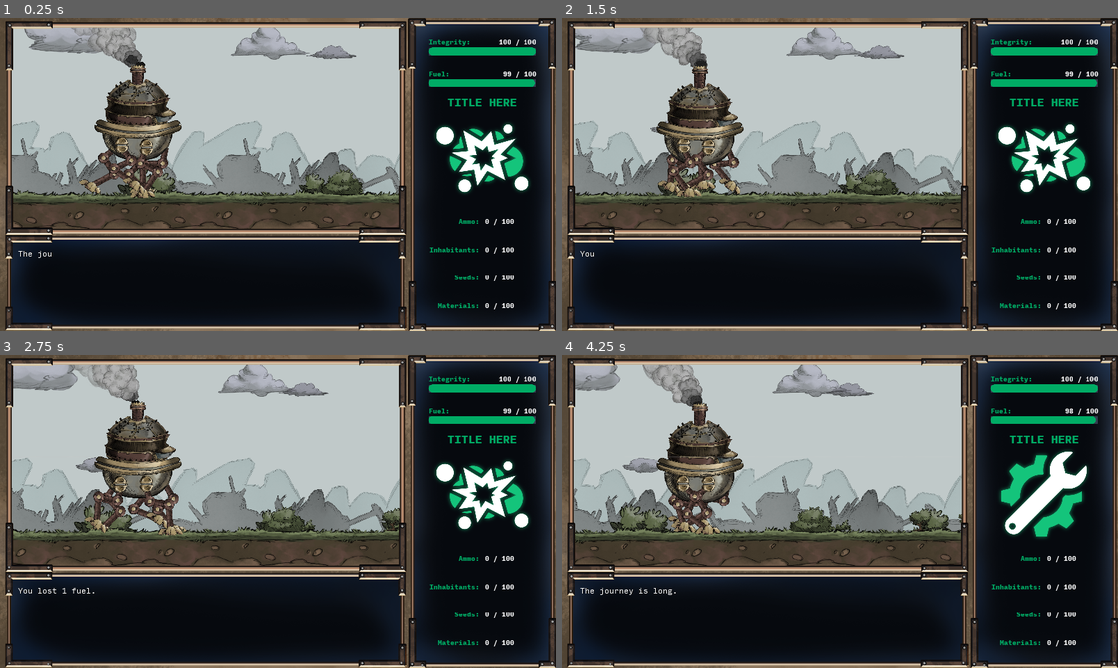
Above: before the commit, frames 1-4 (two rows, left to right).
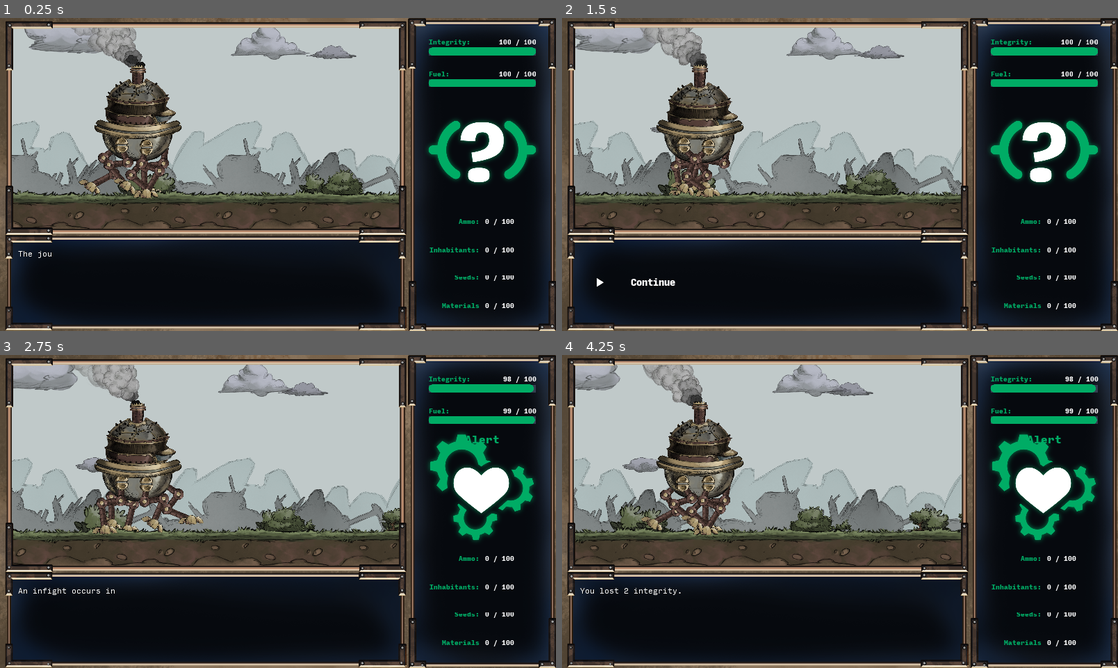
Above: after the commit, the same moments.

Repository: silverweed/ggj20
Game: Godot game, scene res://levels/Level.tscn
Same seed, same stepped clock (60 frames per second), same inputs: the game is played once before the commit and once after it.
Inputs:
- Up to frame 1 (0.25 s): no input
- Up to frame 2 (1.5 s): hold Up (ui_up) 0.53-1.28 s; hold Z (advance_text) 0.53-1.28 s; hold Down (ui_down) from 1.28 s (still down); tap Z (advance_text) at 1.35 s
- Up to frame 3 (2.75 s): release Down (ui_down) at 2.03 s; hold Up (ui_up) from 2.03 s (still down); hold Z (advance_text) from 2.03 s (still down)
- Up to frame 4 (4.25 s): release Z (advance_text) at 2.78 s; tap Z (advance_text) at 2.85 s; release Up (ui_up) at 3.53 s; hold Down (ui_down) from 3.53 s (still down); hold Z (advance_text) from 3.53 s (still down)

The runs differ from the first frame. In frame 1, 4.5% of the frame differs, in the area x 14-97%, y 14-93%; in frame 2, 5.4%; in frame 3, 7.4%; in frame 4, 8.5%, in the area x 2-97%, y 3-93%.

Commit message:
fix bug in parser, add game icon

Diff:
--- a/EventTypes.gd
+++ b/EventTypes.gd
@@ -2,6 +2,7 @@
 
 class Event:
 	var title: String
+	var icon: String
 	var description: String
 	var choices = []      # [Choice]
 	var stat_changes = [] # [Stat_Change]
--- a/GameManager.gd
+++ b/GameManager.gd
@@ -14,10 +14,11 @@
 
 	globals.game_mgr = self
 	if globals.events.events.empty():
-		globals.events.load_events("base_events.txt")
-		globals.events.load_events("event_null_complete_1-14.txt")
+		globals.events.load_events("master_event.txt")
+		globals.events.load_events("event_null_complete_icon_1-14.txt")
 		globals.events.load_events("military_events.txt")
-		globals.events.load_events("event_repair_complete-1-5.txt")
+		globals.events.load_events("event_repair_complete_icon-1-5.txt")
+		globals.events.load_events("event_dmg_final_1-7.txt")
 #		globals.events.load_events("test_events.txt")
 #		globals.events.debug_output_event_graph("events.dot")
 
--- a/Globals.gd
+++ b/Globals.gd
@@ -12,7 +12,7 @@
 	"ammo": 100,
 	"inhabitants": 100,
 	"seeds": 100,
-	"materials": 100
+	"mats": 100
 }
 
 var events: EventsDB
--- a/events/EventParser.gd
+++ b/events/EventParser.gd
@@ -10,6 +10,7 @@
 	# Format:
 	#   event event_name # comment is ignored
 	#   title Event Title (more than 1 word allowed)
+	#   icon icon_id
 	#   ---
 	#   event description (multiline allowed)
 	#   ---
@@ -67,11 +68,20 @@
 		elif line.begins_with("title"):
 			if cur_proxy != null:
 				synerr(fname, lineno, "proxies cannot have a title")
-				break
+				continue
 			if cur_event == null:
 				synerr(fname, lineno, "found 'title' not belonging to any event")
 				break
 			cur_event.title = line.trim_prefix("title").strip_edges()
+
+		elif line.begins_with("icon"):
+			if cur_proxy != null:
+				synerr(fname, lineno, "proxies cannot have an icon")
+				continue
+			if cur_event == null:
+				synerr(fname, lineno, "found 'icon' not belonging to any event")
+				break
+			cur_event.icon = line.trim_prefix("icon").strip_edges()
 
 		elif line.begins_with("---"):
 			assert(!started_desc)
@@ -351,7 +361,7 @@
 			if !mods.has(modname):
 				print("[warning] inexisting module ", modname)
 				return 0.0
-			val = mods[token.value].level
+			val = mods[modname].level
 		else:
 			if !stats.has(token.value):
 				print("[warning] inexisting stat ", token.value)
--- a/project.godot
+++ b/project.godot
@@ -70,7 +70,7 @@
 
 config/name="ggj20"
 run/main_scene="res://levels/Level.tscn"
-config/icon="res://icon.png"
+config/icon="res://UI_game_icon.png"
 
 [autoload]
 
--- a/ui/EventIconPanel.gd
+++ b/ui/EventIconPanel.gd
@@ -5,10 +5,12 @@
 	"heart": preload("res://ui/textures/Event_Icons_T_event_heart.png"),
 	"human": preload("res://ui/textures/Event_Icons_T_event_human.png"),
 	"repair": preload("res://ui/textures/Event_Icons_T_event_repair.png"),
-	"upgrade": preload("res://ui/textures/Event_Icons_T_event_upgrade.png")
+	"upgrade": preload("res://ui/textures/Event_Icons_T_event_upgrade.png"),
+	"generic": preload("res://ui/textures/Event_Icons_T_event_generic.png")
 }
 
 onready var texture = $TextureRect
+onready var title_label = $Title
 
 func _ready():
 	$"/root/Globals".connect("event_started", self, "on_event_started")
@@ -16,7 +18,8 @@
 
 func on_event_started(event: EventTypes.Event, _stats_change, _mods_change):
 	texture.texture = ICONS[category(event)]
+	title_label.text = event.title
 
 
 func category(event: EventTypes.Event) -> String:
-	return ICONS.keys()[randi() % len(ICONS.keys())] # TODO
+	return event.icon if ICONS.has(event.icon) else "generic"
--- a/ui/EventIconPanel.tscn
+++ b/ui/EventIconPanel.tscn
@@ -20,7 +20,7 @@
 "_edit_use_anchors_": false
 }
 
-[node name="Label" type="Label" parent="."]
+[node name="Title" type="Label" parent="."]
 margin_right = 1920.0
 margin_bottom = 97.0
 size_flags_vertical = 5
--- a/ui/StatEntry.gd
+++ b/ui/StatEntry.gd
@@ -1,13 +1,18 @@
 extends Control
 
 export var stat_name: String
+export var override_stat_name: bool = false
+export var overridden_stat_name: String
 
 onready var globals = $"/root/Globals"
 onready var stat_value = $HBoxContainer/StatValue
 
 func _ready():
 	assert(stat_name.length() > 0, "Empty stat name on StatEntry!")
-	$HBoxContainer/StatName.text = stat_name.capitalize() + ":"
+	if override_stat_name:
+		$HBoxContainer/StatName.text = overridden_stat_name
+	else:
+		$HBoxContainer/StatName.text = stat_name.capitalize() + ":"
 
 	update_stat_value()
 
--- a/ui/StatsPanel.tscn
+++ b/ui/StatsPanel.tscn
@@ -54,4 +54,6 @@
 margin_right = 1920.0
 margin_bottom = 1080.0
 size_flags_vertical = 3
-stat_name = "Materials"
+stat_name = "Mats"
+override_stat_name = true
+overridden_stat_name = "Materials"
Binary file added: UI_game_icon.png
Not shown, added: UI_game_icon.png.import
Not shown, added: event_dmg_final_1-7.txt
Not shown, added: event_null_complete_icon_1-14.txt
Not shown, added: event_repair_complete_icon-1-5.txt
Not shown, added: master_event.txt
Binary file changed: ui/textures/Event_Icons_T_event_combat.png
Binary file added: ui/textures/Event_Icons_T_event_generic.png
Not shown, added: ui/textures/Event_Icons_T_event_generic.png.import
Binary file changed: ui/textures/Event_Icons_T_event_heart.png
Binary file changed: ui/textures/Event_Icons_T_event_human.png
Binary file changed: ui/textures/Event_Icons_T_event_repair.png
(and 4 more such lines)
